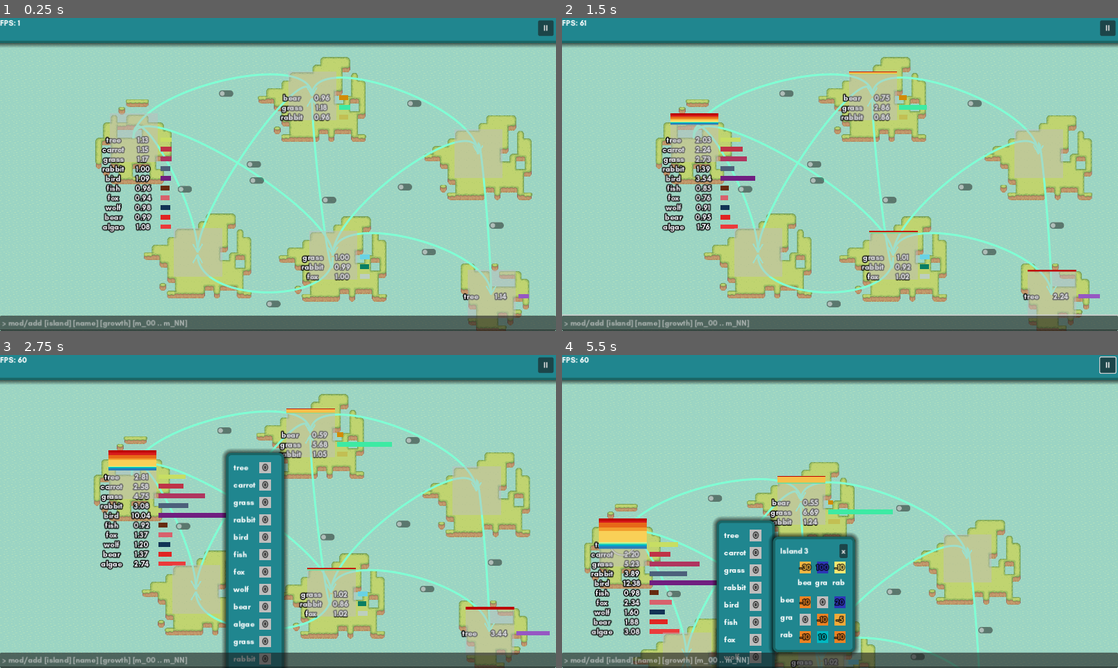
Above: before the commit, frames 1-4 (two rows, left to right).
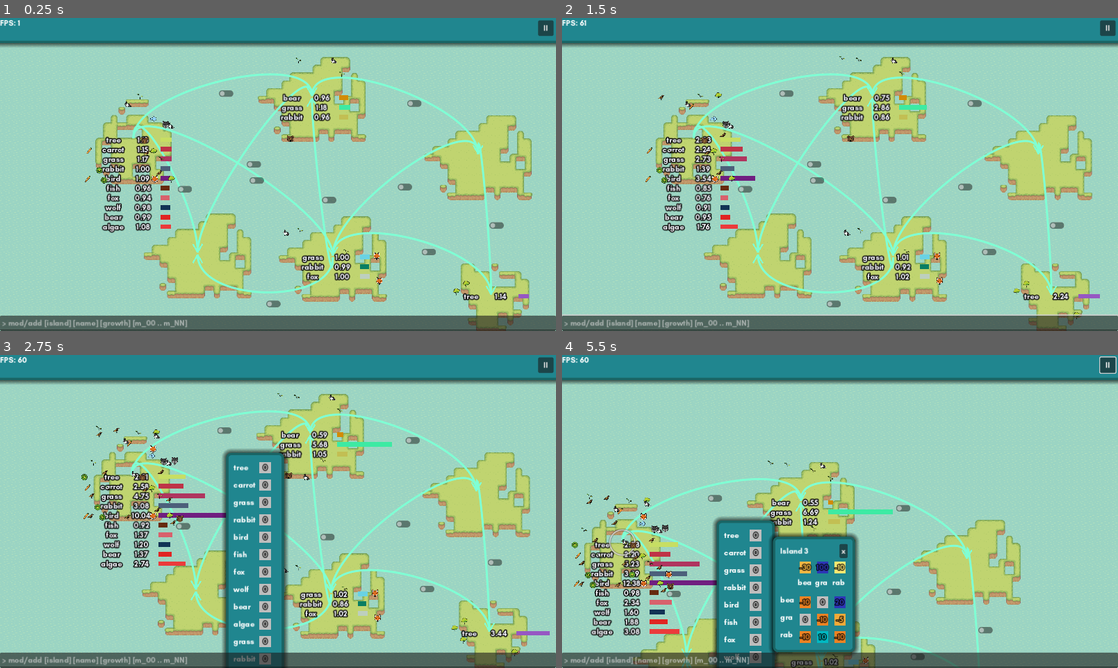
Above: after the commit, the same moments.

Repository: quimnuss/eco
Game: Godot game, scene res://scenes/world5.tscn
Same seed, same stepped clock (60 frames per second), same inputs: the game is played once before the commit and once after it.
Inputs (mouse positions are in pixels of both pictures, inside the frame that each line leads up to):
- Up to frame 1 (0.25 s): no input
- Up to frame 2 (1.5 s): click (840, 324) at 0.52 s; type "Alex" at 0.6 s; tap Enter at 1.25 s; drag from (834, 174) to (695, 136) at 1.27 s
- Up to frame 3 (2.75 s): click (255, 517) at 2.02 s
- Up to frame 4 (5.5 s): click "II" at 2.75 s; drag from (773, 508) to (639, 514) at 3.52 s; move the mouse to (756, 552) at 4.27 s; hold Right 4.28-5 s; tap Tab at 4.35 s; click (756, 552) at 4.42 s; tap Space at 5 s; drag from (756, 570) to (623, 542) at 5.02 s

The runs differ from the first frame. In frame 1, 7.4% of the frame differs, in the area x 15-93%, y 12-96%; in frame 2, 7.6%; in frame 3, 7.9%, in the area x 14-94%, y 12-97%; in frame 4, 4.8%.

Commit message:
new: spawning lifeforms according to density

Diff:
--- a/actors/island.gd
+++ b/actors/island.gd
@@ -14,6 +14,7 @@
 @onready var glv : GLV = $GLV
 @onready var pops = $Pops
 @onready var species_grid : SpeciesGrid = $SpeciesGrid
+@onready var lifeform_spawner : LifeformSpawner = $LifeformSpawner
 
 var migration_matrix : Dictionary = {} # Vector3i(id_from, id_to, species_index)
 
@@ -50,6 +51,7 @@
 func init_everything():
     pops.set_species_names(glv.species_names)
     species_grid._on_glv_species_changed(glv.species_names, glv.mutuality, glv.growth)
+    lifeform_spawner.set_species_names(glv.species_names)
 
 func change_emigration(from_island : Island, to_island : Island, species_name : String, migration_value : float):
     var species_index : int = glv.species_names.find(species_name)
--- a/actors/island.tscn
+++ b/actors/island.tscn
@@ -6,7 +6,7 @@
 [ext_resource type="Script" path="res://actors/pops.gd" id="4_q8gvr"]
 [ext_resource type="Script" path="res://scripts/highlighter.gd" id="5_hc6sn"]
 [ext_resource type="PackedScene" uid="uid://cxdx1cm2a7b4t" path="res://ui/species_grid.tscn" id="6_e82f1"]
-[ext_resource type="Script" path="res://actors/paint.gd" id="7_7cia3"]
+[ext_resource type="Script" path="res://actors/lifeform_spawner.gd" id="7_a8cui"]
 
 [sub_resource type="Gradient" id="Gradient_trq5i"]
 offsets = PackedFloat32Array(0.507042, 0.584507, 0.647887)
@@ -20,8 +20,6 @@
 
 [sub_resource type="RectangleShape2D" id="RectangleShape2D_rcurx"]
 size = Vector2(200, 200)
-
-[sub_resource type="ImageTexture" id="ImageTexture_bc26p"]
 
 [node name="Island" type="Node2D"]
 script = ExtResource("1_0d0km")
@@ -67,15 +65,12 @@
 [node name="CollisionShape2D" type="CollisionShape2D" parent="Area2D"]
 shape = SubResource("RectangleShape2D_rcurx")
 
-[node name="Paint" type="Sprite2D" parent="."]
-position = Vector2(1, 0)
-scale = Vector2(-1, 1)
-texture = SubResource("ImageTexture_bc26p")
-script = ExtResource("7_7cia3")
+[node name="LifeformSpawner" type="Node2D" parent="."]
+script = ExtResource("7_a8cui")
 
 [connection signal="densities_update" from="GLV" to="." method="_on_glv_densities_update"]
 [connection signal="densities_update" from="GLV" to="Pops" method="_on_glv_densities_update"]
-[connection signal="densities_update" from="GLV" to="Paint" method="_on_glv_densities_update"]
+[connection signal="densities_update" from="GLV" to="LifeformSpawner" method="_on_glv_densities_update"]
 [connection signal="num_species_changed" from="GLV" to="Pops" method="_on_glv_num_species_changed"]
 [connection signal="species_changed" from="GLV" to="SpeciesGrid" method="_on_glv_species_changed"]
 [connection signal="change_growth" from="SpeciesGrid" to="GLV" method="change_growth"]
--- /dev/null
+++ b/actors/lifeform.gd
@@ -0,0 +1,31 @@
+extends Node2D
+class_name Lifeform
+
+@onready var sprite_2d = $Sprite2D
+
+var species_frame : Dictionary = { # [Species : enum, frame : int]
+    Species.SpeciesEnum.NONE:-1,
+    Species.SpeciesEnum.BEAR:51,
+    Species.SpeciesEnum.RABBIT:47,
+    Species.SpeciesEnum.CARROT:150,
+    Species.SpeciesEnum.WOLF:9,
+    Species.SpeciesEnum.BEE:99,
+    Species.SpeciesEnum.BERRY:141,
+    Species.SpeciesEnum.BIRD:67,
+    Species.SpeciesEnum.FISH:89,
+    Species.SpeciesEnum.FOX:10,
+    Species.SpeciesEnum.GRASS:119,
+    Species.SpeciesEnum.TREE:121,
+    Species.SpeciesEnum.WORM:107,
+    Species.SpeciesEnum.ALGAE:143
+}
+
+var species_enum : Species.SpeciesEnum
+
+func _ready():
+    sprite_2d.frame = species_frame[species_enum]
+
+
+func set_species(species : Species.SpeciesEnum):
+    species_enum = species
+    #sprite_2d.frame = species_frame[species]
--- /dev/null
+++ b/actors/lifeform.tscn
@@ -0,0 +1,14 @@
+[gd_scene load_steps=3 format=3 uid="uid://bof7a2aq1l37e"]
+
+[ext_resource type="Script" path="res://actors/lifeform.gd" id="1_tamnx"]
+[ext_resource type="Texture2D" uid="uid://dmhao55360gsp" path="res://assets/animals_nature.png" id="2_p2wny"]
+
+[node name="Lifeform" type="Node2D"]
+script = ExtResource("1_tamnx")
+
+[node name="Sprite2D" type="Sprite2D" parent="."]
+scale = Vector2(0.25, 0.25)
+texture = ExtResource("2_p2wny")
+hframes = 16
+vframes = 11
+frame = 143
--- /dev/null
+++ b/actors/lifeform_spawner.gd
@@ -0,0 +1,39 @@
+extends Node2D
+class_name LifeformSpawner
+
+var width : int = 200
+var height : int = 200
+
+var species_names : Array[String]
+
+var species_density : Dictionary = {} #[Species, Lifeform]
+
+# the array is actually a reference :) it's convinient
+func set_species_names(new_species_names : Array[String]):
+    self.species_names = new_species_names
+
+func spawn_lifeform(species_enum : Species.SpeciesEnum):
+    var spawn_point := Vector2(randf_range(-width/2, width/2), randf_range(-height/2, height/2))
+    var lifeform : Lifeform = preload('res://actors/lifeform.tscn').instantiate()
+    lifeform.global_position = spawn_point
+    lifeform.set_species(species_enum)
+    species_density.get(species_enum, Array()).push_back(lifeform)
+    add_child(lifeform)
+
+func update_lifeform_density(new_densities : Array[float]):
+    for idx in range(len(new_densities)):
+        var species_name : String = species_names[idx]
+        var species_enum : Species.SpeciesEnum = Species.name_enum[species_name]
+        if not species_density.has(species_enum):
+            species_density[species_enum] = [] as Array[Lifeform]
+        var lifeforms : Array[Lifeform] = species_density[species_enum]
+        if len(lifeforms) < ceil(new_densities[idx]):
+            var lifeforms_to_spawn : int = ceil(new_densities[idx]) - len(lifeforms)
+            for i in range(lifeforms_to_spawn):
+                spawn_lifeform(species_enum)
+        elif ceil(new_densities[idx]) < len(lifeforms):
+            var one_lifeform : Lifeform = lifeforms.pop_at(randi_range(0,len(lifeforms)-1))
+            one_lifeform.queue_free()
+
+func _on_glv_densities_update(new_densities : Array[float]):
+    update_lifeform_density(new_densities)
--- a/actors/pops.gd
+++ b/actors/pops.gd
@@ -1,7 +1,7 @@
 extends Node2D
 
 var num_species : int
-var species_lines : Array[Species]
+var species_lines : Array[SpeciesLine]
 
 func set_species_names(species_names : Array[String]):
     num_species = len(species_names)
@@ -11,7 +11,7 @@
 
     var offset : float = 0
     for species_name in species_names:
-        var line : Species = preload("res://actors/species.tscn").instantiate()
+        var line : SpeciesLine = preload("res://actors/species.tscn").instantiate()
         species_lines.append(line)
         offset += (line.height + 10)
         line.position.y += offset
--- a/actors/species.gd
+++ b/actors/species.gd
@@ -1,5 +1,5 @@
 extends Node2D
-class_name Species
+class_name SpeciesLine
 
 @onready var line_2d : Line2D = $Line2D
 @onready var label = $Label
--- /dev/null
+++ b/scripts/species_enum.gd
@@ -0,0 +1,35 @@
+extends Node
+class_name Species
+enum SpeciesEnum {
+    NONE=-1,
+    BEAR,
+    RABBIT,
+    CARROT,
+    WOLF,
+    BEE,
+    BERRY,
+    BIRD,
+    FISH,
+    FOX,
+    GRASS,
+    TREE,
+    WORM,
+    ALGAE
+}
+
+const name_enum : Dictionary = {
+    'none': Species.SpeciesEnum.NONE,
+    'bear' : Species.SpeciesEnum.BEAR,
+    'rabbit' : Species.SpeciesEnum.RABBIT,
+    'carrot' : Species.SpeciesEnum.CARROT,
+    'wolf' : Species.SpeciesEnum.WOLF,
+    'bee' : Species.SpeciesEnum.BEE,
+    'berry' : Species.SpeciesEnum.BERRY,
+    'bird' : Species.SpeciesEnum.BIRD,
+    'fish' : Species.SpeciesEnum.FISH,
+    'fox' : Species.SpeciesEnum.FOX,
+    'grass' : Species.SpeciesEnum.GRASS,
+    'tree' : Species.SpeciesEnum.TREE,
+    'worm' : Species.SpeciesEnum.WORM,
+    'algae' : Species.SpeciesEnum.ALGAE
+}
Not shown: 1 places in actors/island.tscn that only renumber resources
Binary file added: assets/animals_nature.png
Not shown, added: assets/animals_nature.png.import
